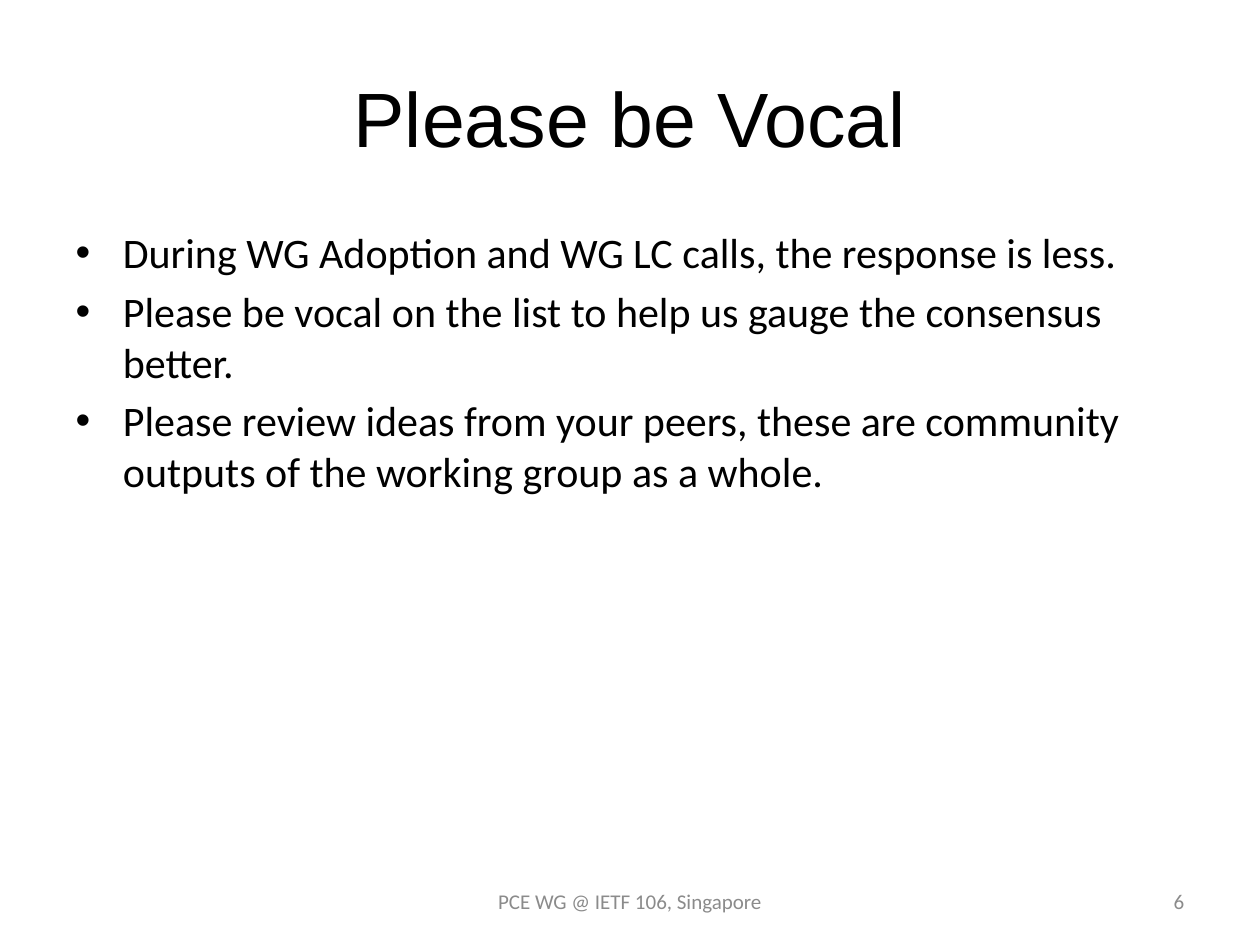
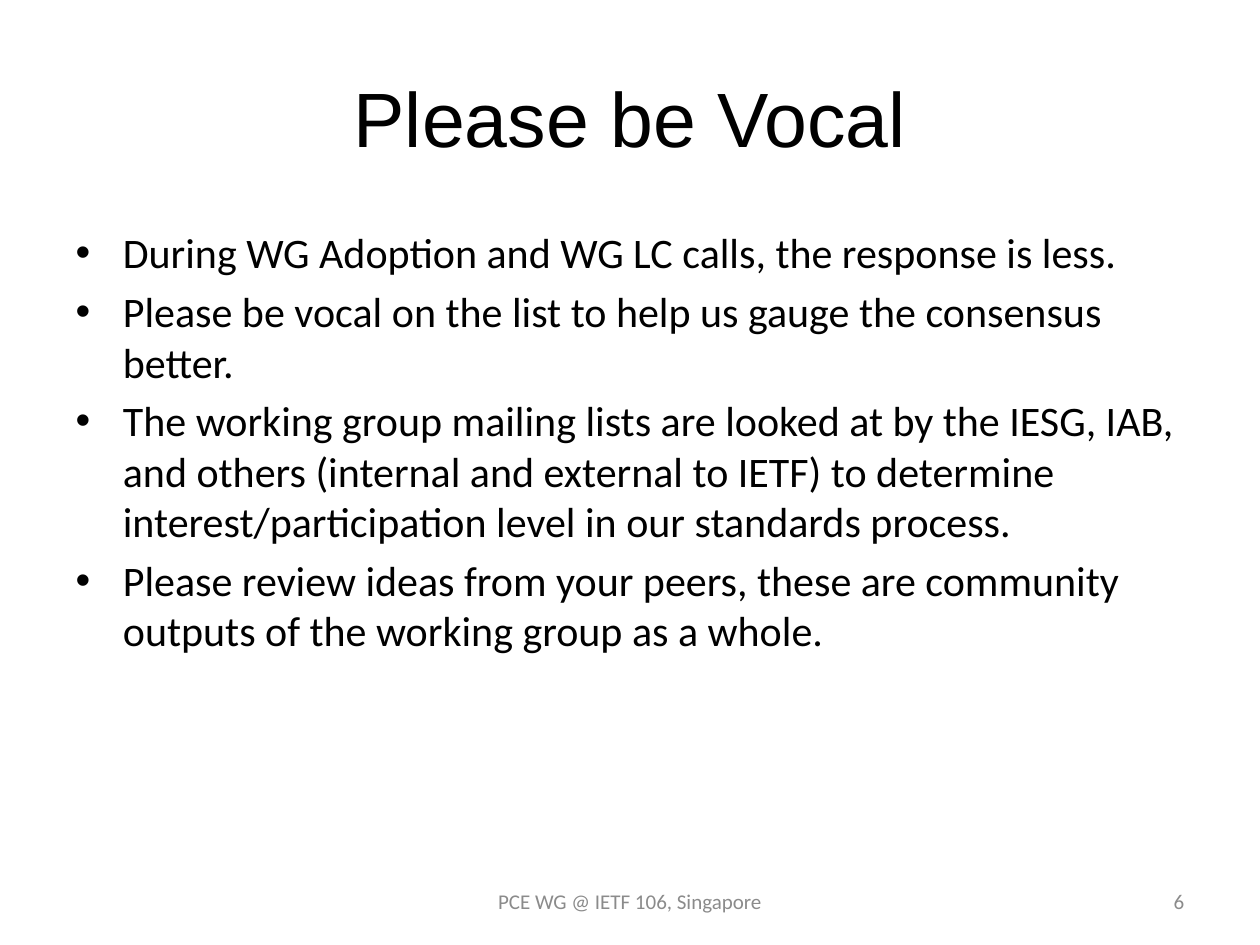
Before and after one commit to dhruvdhody/ietf, a slide deck: slide 6 of PCE WG Slide 106.pptx. Drawn at 1260x945 pixels with LibreOffice and Linux fonts; fonts in the diff are those of the drawing. Boxes give left, top, right and bottom in pixels: in the first picture for what was removed or moved away, otherwise in the second. Text is boxed around its words. In the diff, an @@ line names an element or a change of style, - is before the commit and + after.

```diff
--- a/PCE WG Slide 106.pptx
+++ b/PCE WG Slide 106.pptx
@@ text at (123,406,1174,544): paragraph added @@
+• The working group mailing lists are looked at by the IESG, IAB, and others (internal and external to IETF) to determine interest/participation level in our standards process.
```
Also in this commit, not shown: 2 other slides changed, 1 slide added.
